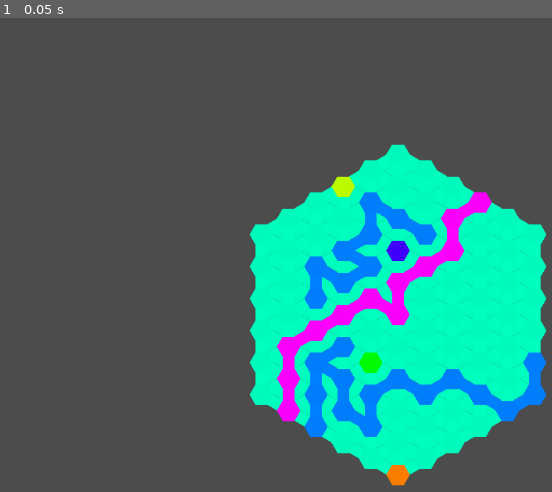
Above: before the commit, frame 1.
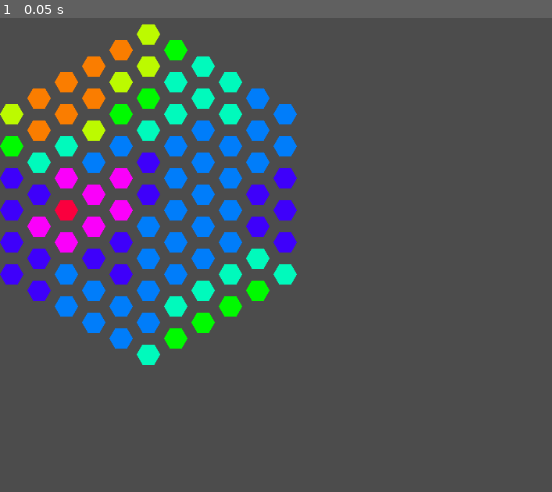
Above: after the commit, the same moment.

Repository: Pe3Hu/kapua
Game: Godot game, scene res://scenes/Game.tscn
Same seed, same stepped clock (60 frames per second), same inputs: the game is played once before the commit and once after it.
Inputs:
- Up to frame 1 (0.05 s): no input

The runs differ from the first frame. In frame 1, 41% of the frame differs, in the area x 0-99%, y 1-99%.

Commit message:
update 0.0042
1. dice, requst, target classes added

Diff:
--- /dev/null
+++ b/assets/tiles/hue.tres
@@ -0,0 +1,3 @@
+[gd_resource type="TileSet" format=2]
+
+[resource]
--- a/scenes/Game.tscn
+++ b/scenes/Game.tscn
@@ -35,6 +35,16 @@
 script = ExtResource( 5 )
 
 [node name="TileMapHex" type="TileMap" parent="TileMaps"]
+visible = false
+z_index = 6
+tile_set = ExtResource( 4 )
+cell_size = Vector2( 140, 164 )
+cell_custom_transform = Transform2D( 60, 0, 0, 60, 0, 0 )
+cell_half_offset = 1
+format = 1
+
+[node name="TileMapHue" type="TileMap" parent="TileMaps"]
+scale = Vector2( 0.25, 0.25 )
 z_index = 6
 tile_set = ExtResource( 4 )
 cell_size = Vector2( 140, 164 )
@@ -43,6 +53,7 @@
 format = 1
 
 [node name="TileMapSquare150" type="TileMap" parent="TileMaps"]
+visible = false
 position = Vector2( 90, 52 )
 z_index = 5
 tile_set = ExtResource( 12 )
@@ -52,6 +63,7 @@
 format = 1
 
 [node name="TileMapSquare90" type="TileMap" parent="TileMaps"]
+visible = false
 position = Vector2( 30, 104 )
 z_index = 4
 tile_set = ExtResource( 11 )
@@ -61,6 +73,7 @@
 format = 1
 
 [node name="TileMapSquare30" type="TileMap" parent="TileMaps"]
+visible = false
 position = Vector2( -50, 53 )
 z_index = 3
 tile_set = ExtResource( 10 )
@@ -70,6 +83,7 @@
 format = 1
 
 [node name="TileMapTriangle180" type="TileMap" parent="TileMaps"]
+visible = false
 position = Vector2( 81, 103 )
 tile_set = ExtResource( 3 )
 cell_size = Vector2( 140, 164 )
@@ -78,6 +92,7 @@
 format = 1
 
 [node name="TileMapTriangle0" type="TileMap" parent="TileMaps"]
+visible = false
 position = Vector2( -22, 103 )
 tile_set = ExtResource( 9 )
 cell_size = Vector2( 140, 164 )
--- a/scripts/Classes.gd
+++ b/scripts/Classes.gd
@@ -98,11 +98,40 @@
 class Dice:
 	var number = {}
 	var array = {}
+	var list = {}
 
 	func _init(input_):
 		number.index = input_.index
 		number.edges = input_.edges
 		array.value = input_.values
+
+class Combination:
+	var number = {}
+	var array = {}
+	var list = {}
+
+	func _init(input_):
+		number.index = input_.index
+		array.request = input_.requests
+		array.outcome = input_.outcomes
+
+class Outcome:
+	var list = {}
+
+	func _init(input_):
+		list.description = input_.description
+
+class Target:
+	var number = {}
+	var flag = {}
+
+	func _init(input_):
+		number.index = input_.index
+		flag.ally = input_.ally
+		flag.enemy = input_.enemy
+		flag.hp = input_.hp
+		flag.dice = input_.dice
+		flag.status = input_.status
 
 class Fragment:
 	var number = {}
@@ -116,7 +145,6 @@
 	func _init(input_):
 		number.index = input_.index
 
-
 class Battleground:
 	var number = {}
 	var string = {}
--- /dev/null
+++ b/scripts/Dice.gd
@@ -0,0 +1,8 @@
+extends Node
+
+
+func _init():
+	pass
+
+func f1():
+	pass
--- a/scripts/Global.gd
+++ b/scripts/Global.gd
@@ -16,6 +16,8 @@
 	list.primary_key.tile = 0
 	list.primary_key.dice = 0
 	list.primary_key.beast = 0
+	list.primary_key.description = 0
+	list.primary_key.request = 0
 
 func init_fragment():
 	list.fragment = {}
@@ -121,9 +123,70 @@
 		}
 		}
 
+func init_request():
+	array.symbol = ["I","II","III","IV"]
+	array.request = []
+	list.request = {}
+	var type = "symbol"
+	list.request[type] = {}
+
+	for subtype in array.symbol:
+		list.request[type][subtype] = {}
+
+		for _s in range(1,6):
+			var request = {}
+			request.index = list.primary_key.request
+			request.type = type
+			request.size = _s
+			request.subtype = subtype
+			array.request.append(request)
+			list.request[type][subtype][_s] = list.primary_key.request
+			list.primary_key.request += 1
+
+	type = "serial"
+	list.request[type] = {}
+	var subtype = "seriatim"
+
+	list.request[type] = {}
+	list.request[type][subtype] = {}
+
+	for _s in range(4,6):
+		var request = {}
+		request.index = list.primary_key.request
+		request.type = type
+		request.size = _s
+		request.subtype = subtype
+		array.request.append(request)
+		list.request[type][subtype][_s] = list.primary_key.request
+		list.primary_key.request += 1
+
+func init_dice():
+	init_request()
+
+	array.dice = []
+	var input = {}
+	input.edges = 6
+	input.values = ["I","I","I","II","II","III"]
+	add_dice(input)
+
+	input.values = ["I","I","I","II","IV","III"]
+	add_dice(input)
+
+	input.values = ["I","I","II","II","IV","III"]
+	add_dice(input)
+
+	list.dice = {}
+	list.dice.description = []
+	var description = {}
+	description.index = list.primary_key.description
+	var dice = {}
+	description.dice = dice
+	#description.request
+
 func init_list():
 	init_primary_key()
 	init_fragment()
+	init_dice()
 
 	list.terrain = {}
 	list.terrain.prairie = []
@@ -185,10 +248,12 @@
 	node.TileMapSquare30 = get_node("/root/Game/TileMaps/TileMapSquare30")
 	node.TileMapTriangle0 = get_node("/root/Game/TileMaps/TileMapTriangle0")
 	node.TileMapTriangle180 = get_node("/root/Game/TileMaps/TileMapTriangle180")
+	node.TileMapHue = get_node("/root/Game/TileMaps/TileMapHue")
 
 func init_obj():
 	obj.field = {}
 	ui.bar = []
+	obj.osn = OpenSimplexNoise.new()
 
 func init_data():
 	data.size = {}
@@ -204,6 +269,10 @@
 	data.hex = {}
 	data.hex.a = 60
 	data.scale = 0.25
+	data.osn = {}
+	data.osn.min = 1
+	data.osn.max = -1
+	data.osn.l = 0
 
 func init_flag():
 	flag.ready = false
@@ -218,6 +287,12 @@
 	init_data()
 	init_flag()
 
+func add_dice(input_):
+	input_.index = list.primary_key.dice
+	var dice = Classes.Dice.new(input_)
+	array.dice.append(array.dice)
+	list.primary_key.dice += 1
+
 func add_child_node(parent_node_path_,child_node_):
 	#set position if needed
 	#child_node_.global_transform = global_transform
--- a/scripts/TileMaps.gd
+++ b/scripts/TileMaps.gd
@@ -8,6 +8,7 @@
 	init_terrains()
 	#grow_regions()
 	paint_maps()
+	noise()
 
 func init_maps():
 	var a = Global.data.hex.a * Global.data.scale
@@ -110,8 +111,6 @@
 
 		var squares = []
 		var grid = around.vector.grid
-
-
 
 		if check_border(grid):
 			squares.append(Global.array.square150[grid.y][grid.x])
@@ -876,3 +875,55 @@
 	Global.array.hex[7][8].set_terrain(2)
 	Global.array.hex[8][8].set_terrain(2)
 	Global.array.hex[8][9].set_terrain(2)
+
+func noise():
+	Global.rng.randomize()
+	Global.obj.osn.seed = Global.rng.randi()
+
+	Global.obj.osn.octaves = 9
+	Global.obj.osn.period = 5
+	Global.obj.osn.lacunarity = 0.5
+	Global.obj.osn.persistence = 0.5
+
+	_gen()
+
+func _gen():
+	for _x in Global.data.size.map.x:
+		for _y in Global.data.size.map.y:
+			if Global.array.hex[_y][_x].flag.visiable:
+				var vec = Vector2(_x,_y)
+				var axial = oddq_to_axial(vec)
+				var noise = Global.obj.osn.get_noise_3d(float(axial.x),float(axial.y),float(axial.z))
+
+				if noise > Global.data.osn.max:
+					Global.data.osn.max = noise
+				if noise < Global.data.osn.min:
+					Global.data.osn.min = noise
+
+	Global.data.osn.l = Global.data.osn.max - Global.data.osn.min
+
+	for _x in Global.data.size.map.x:
+		for _y in Global.data.size.map.y:
+			if Global.array.hex[_y][_x].flag.visiable:
+				var vec = Vector2(_x,_y)
+				var axial = oddq_to_axial(vec)
+				var index = _get_tile_index(Global.obj.osn.get_noise_3d(float(axial.x),float(axial.y),float(axial.z)))
+				Global.node.TileMapHue.set_cellv(vec,index)
+
+func _get_tile_index(noise_sample):
+	var indexs = [3,0,5,7,1,4,2,6]
+	var noise_shifted = noise_sample - Global.data.osn.min
+	var _i = floor(noise_shifted / Global.data.osn.l * (indexs.size()-1))
+	#print(Global.data.osn.min, "| ", Global.data.osn.max, " | ", Global.data.osn.l, " | ",noise_sample, " ", noise_shifted / Global.data.osn.l," ", _i)
+	return indexs[_i]
+
+func axial_to_oddq(hex):
+    var x = hex.x
+    var y = hex.y + (hex.x - (int(hex.x)%2)) / 2
+    return Vector2(x, y)
+
+func oddq_to_axial(hex):
+	var q = hex.y
+	var r = hex.y - (hex.x - (int(hex.x)%2)) / 2
+	var s = -hex.x-hex.y
+	return Vector3(q, r, s)
